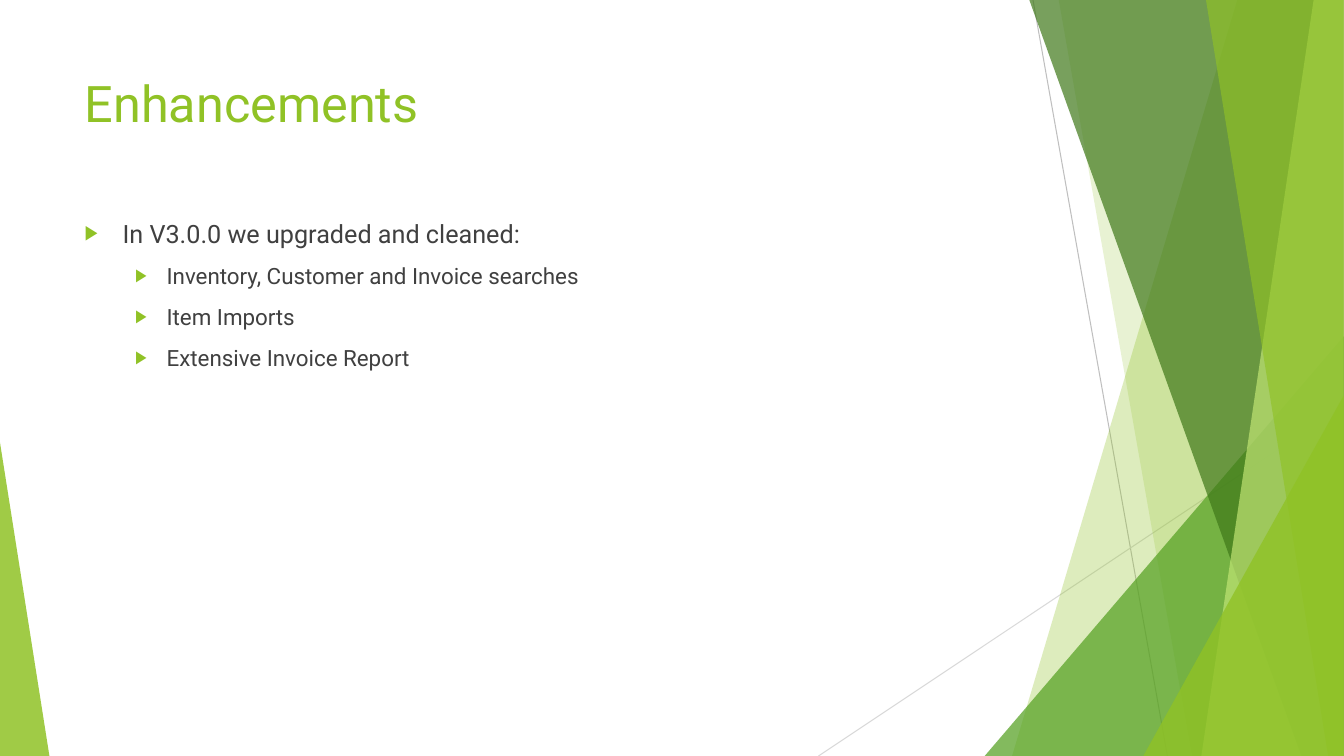
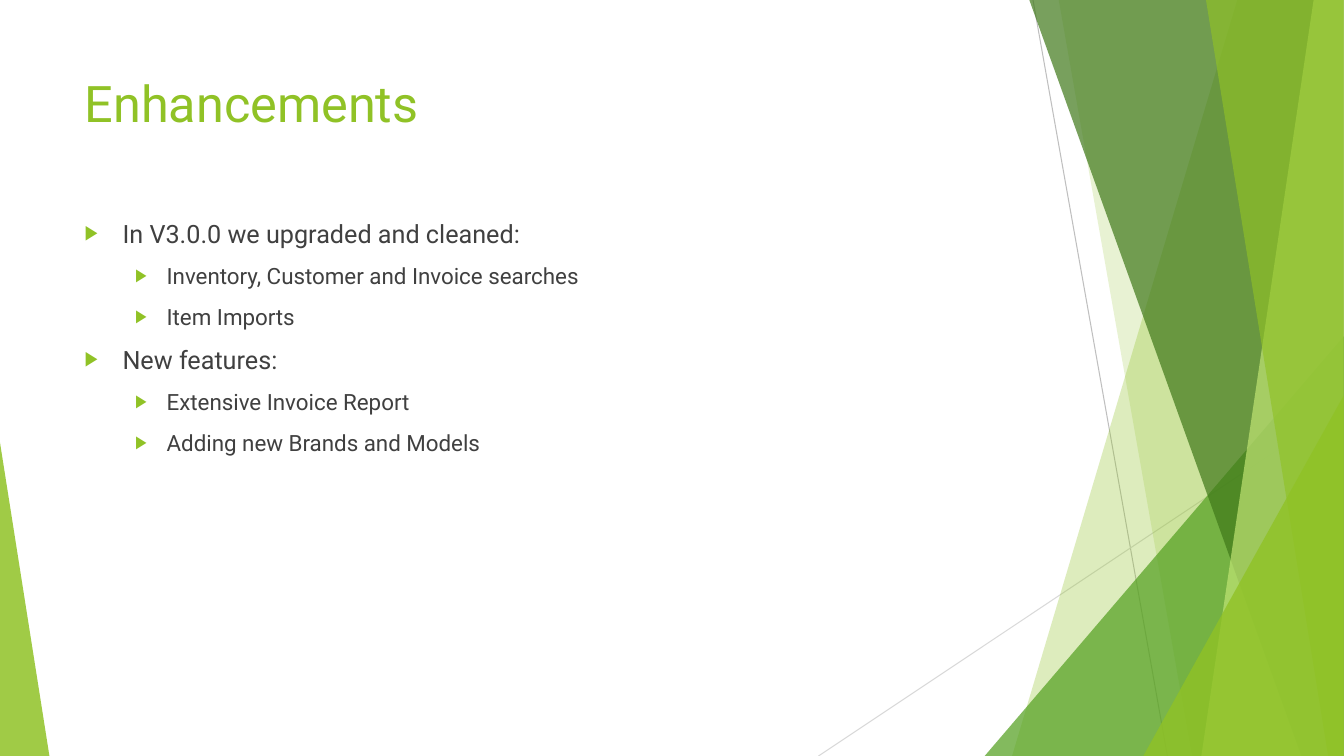
Before and after one commit to SweetSpotProShop/SweetSpot-Documentation, a slide deck: slide 2 of Release Powerpoints/V3.0.0.pptx. Drawn at 1344x756 pixels with LibreOffice and Linux fonts; fonts in the diff are those of the drawing. Boxes give left, top, right and bottom in pixels: in the first picture for what was removed or moved away, otherwise in the second. Text is boxed around its words. In the diff, an @@ line names an element or a change of style, - is before the commit and + after.

Commit message:
V3.0.0 - Powerpoint - Updated
Updated the powerpoint to include a slide on adding brands and models

```diff
--- a/Release Powerpoints/V3.0.0.pptx
+++ b/Release Powerpoints/V3.0.0.pptx
@@ text at (123, 350, 277, 370): paragraph added @@
+▶ New features:
@@ text at (167, 434, 480, 456): paragraph added @@
+  ▶ Adding new Brands and Models
```
Also in this commit, not shown: 1 slide added.
